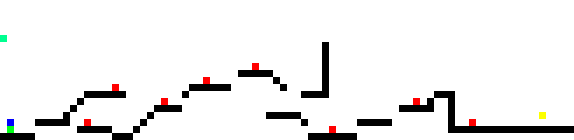
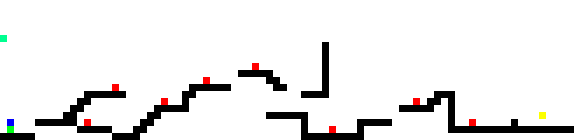
Comparing the layer stacks of the two (574, 140) images. Changes:
painted on "Layer 1" over [70, 77, 518, 140]
